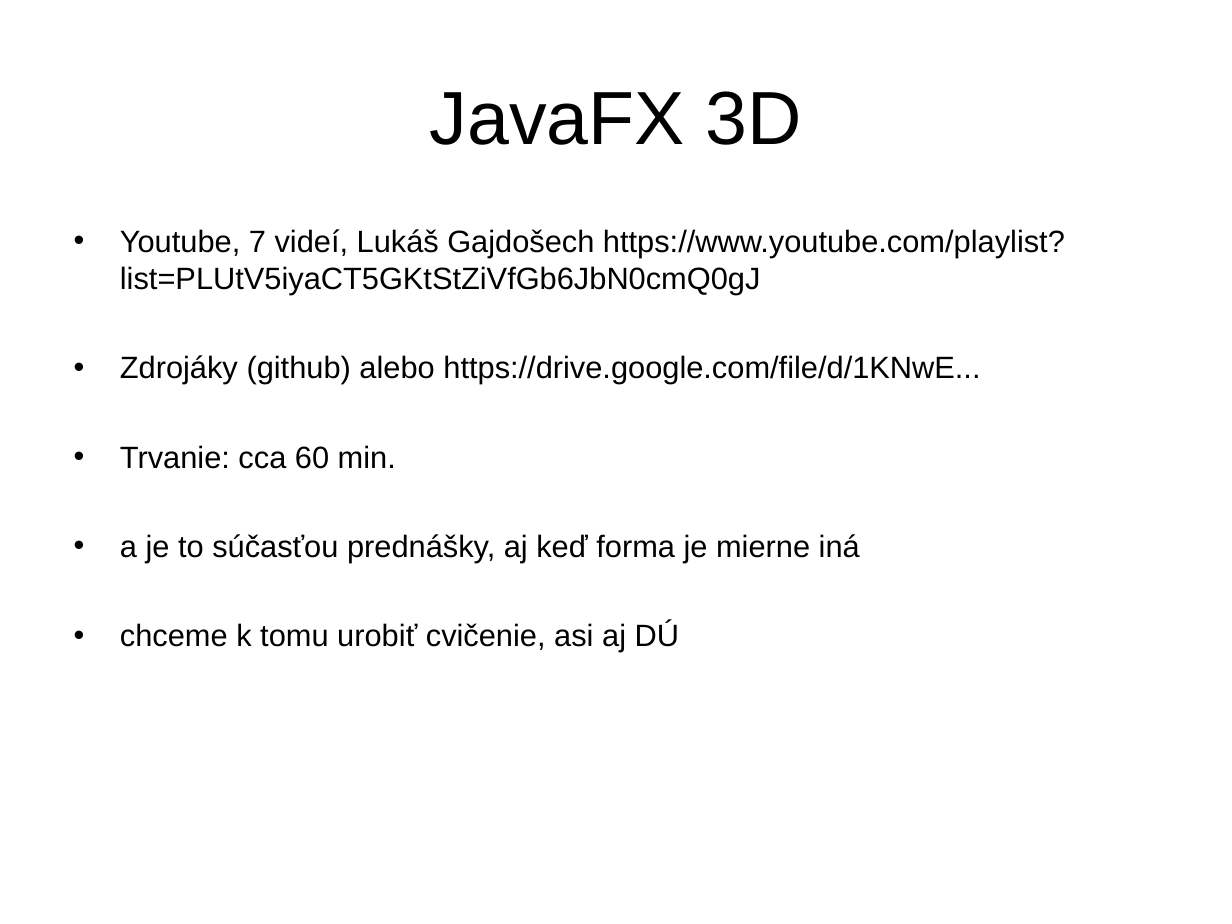
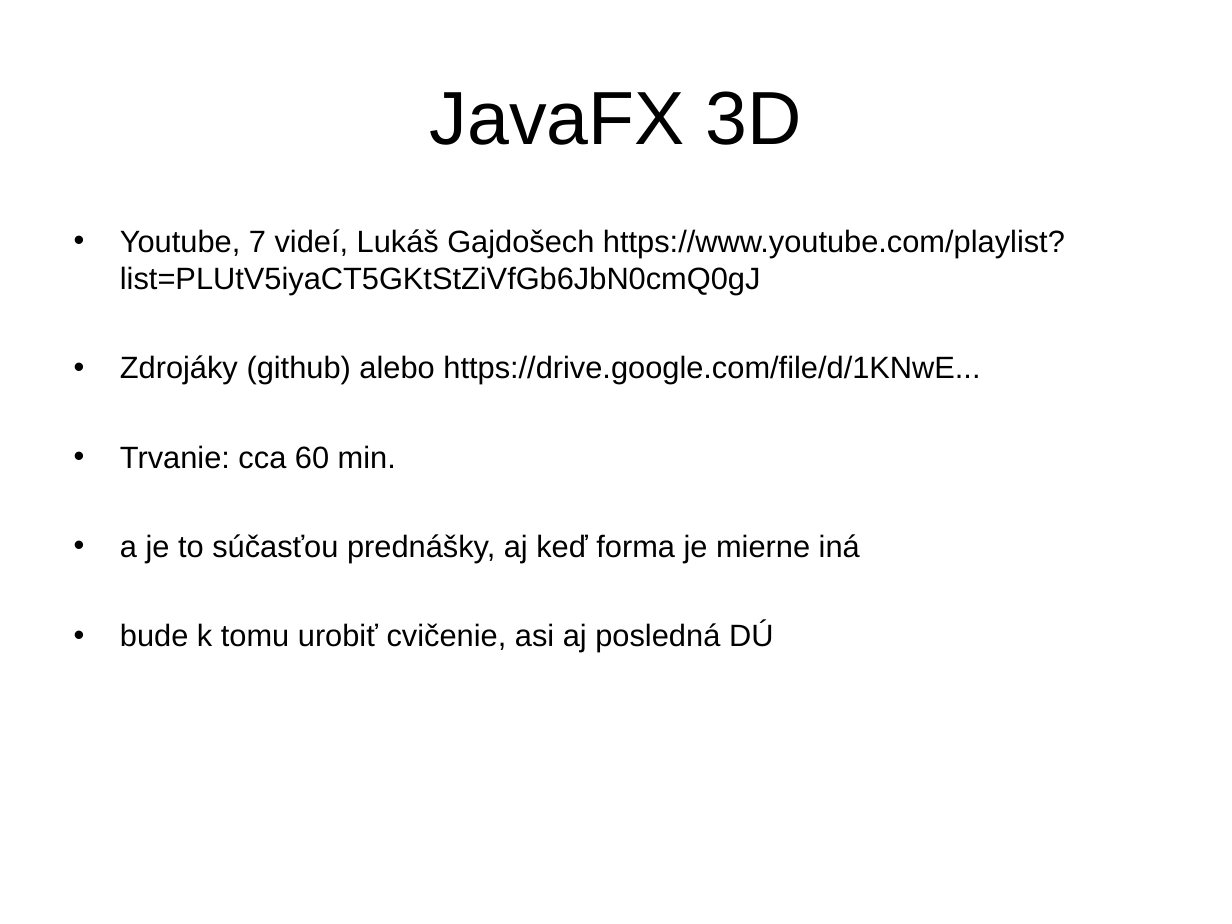
Before and after one commit to Programovanie4/Prednasky, a slide deck: slide 1 of 11/11_java.ppt (slide 2 before the commit). Drawn at 1232x924 pixels with LibreOffice and Linux fonts; fonts in the diff are those of the drawing. Boxes give left, top, right and bottom in pixels: in the first picture for what was removed or moved away, otherwise in the second. Text is boxed around its words. In the diff, an @@ line names an element or a change of style, - is before the commit and + after.

```diff
--- a/11/11_java.ppt
+++ b/11/11_java.ppt
@@ text at box(120, 622, 774, 652): text changed @@
-• chceme k tomu urobiť cvičenie, asi aj DÚ
+• bude k tomu urobiť cvičenie, asi aj posledná DÚ
```
Also in this commit, not shown: 1 other slide changed, 1 slide removed, 7 other files.
